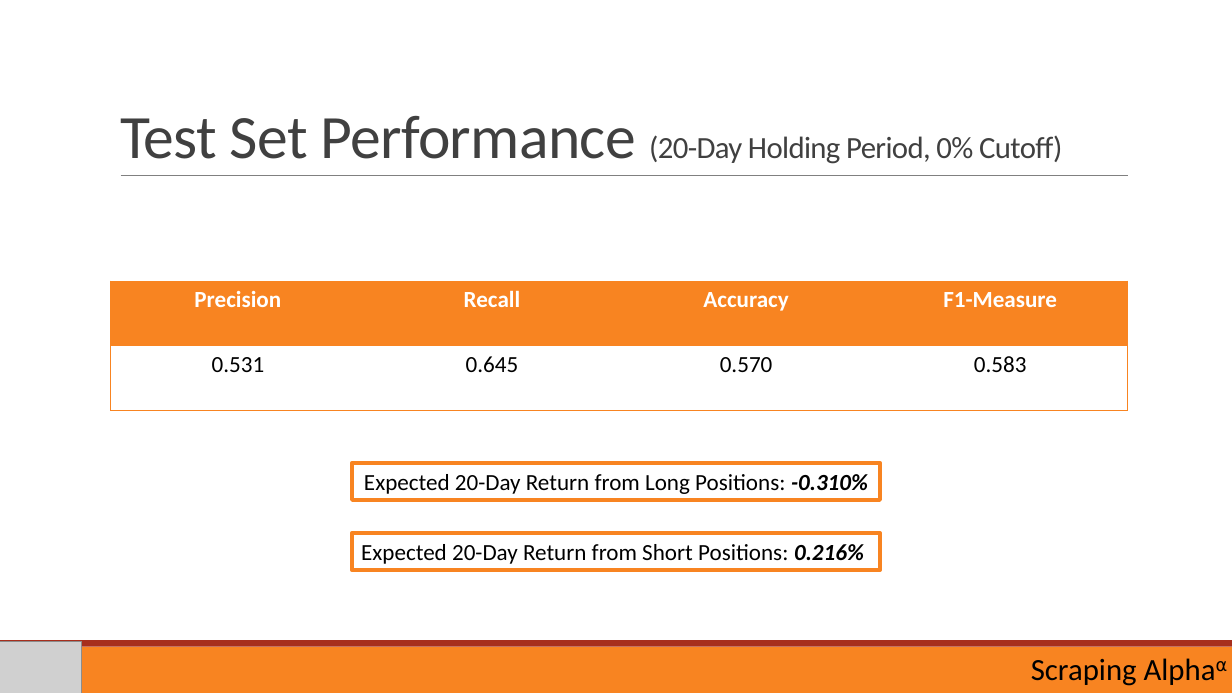
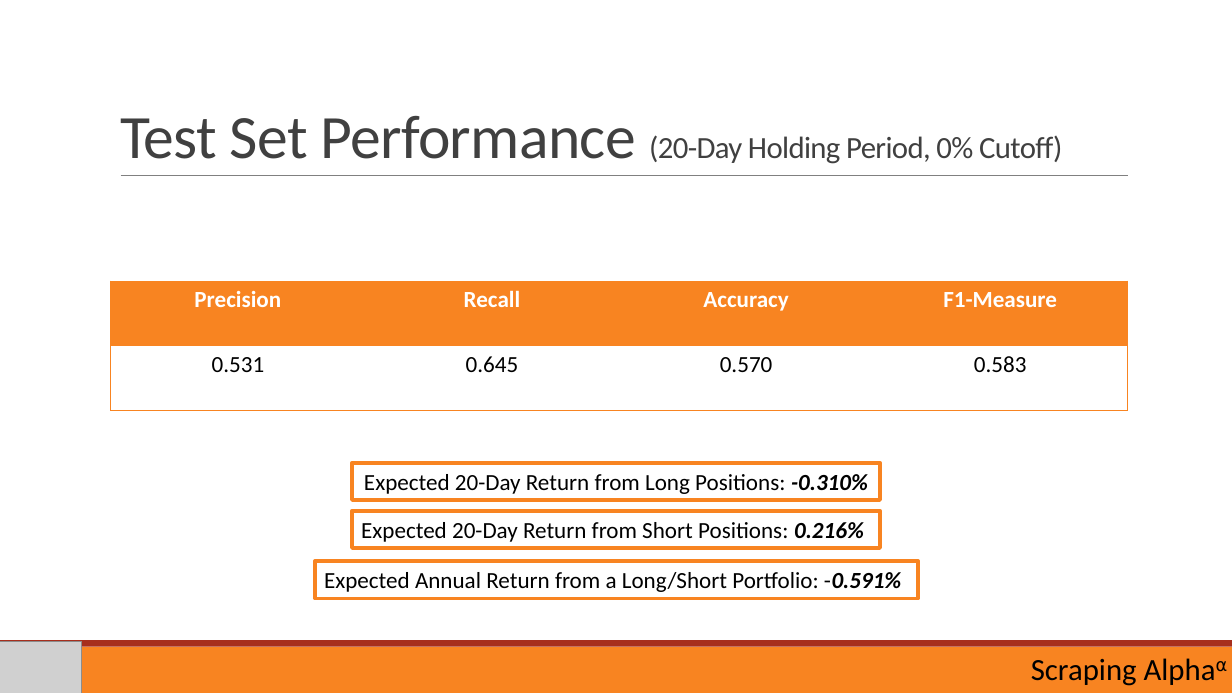
Before and after one commit to aarshman/Scraping_Alpha, a slide deck: slide 20 of Scraping Alpha Deck_Aarsh Sachdeva.pptx (slide 19 before the commit). Drawn at 1232x693 pixels with LibreOffice and Linux fonts; fonts in the diff are those of the drawing; grey boxes stand for pictures. Boxes give left, top, right and bottom in pixels: in the first picture for what was removed or moved away, otherwise in the second. Text is boxed around its words. In the diff, an @@ line names an element or a change of style, - is before the commit and + after.

```diff
--- a/Scraping Alpha Deck_Aarsh Sachdeva.pptx
+++ b/Scraping Alpha Deck_Aarsh Sachdeva.pptx
@@ rectangle "Expected 20-Day Return from Short ...": place and size @@
-rectangle "Expected 20-Day Return from Short ..." at (352,533,880,570)
+rectangle "Expected 20-Day Return from Short ..." at (352,511,880,548)
@@ rectangle added at (315,561,919,598), outline #F88421 3 pt, 18 pt, text #000000 @@
+Expected Annual Return from a Long/Short Portfolio: -0.591%
```
Also in this commit, not shown: 1 slide added, 1 other file.
